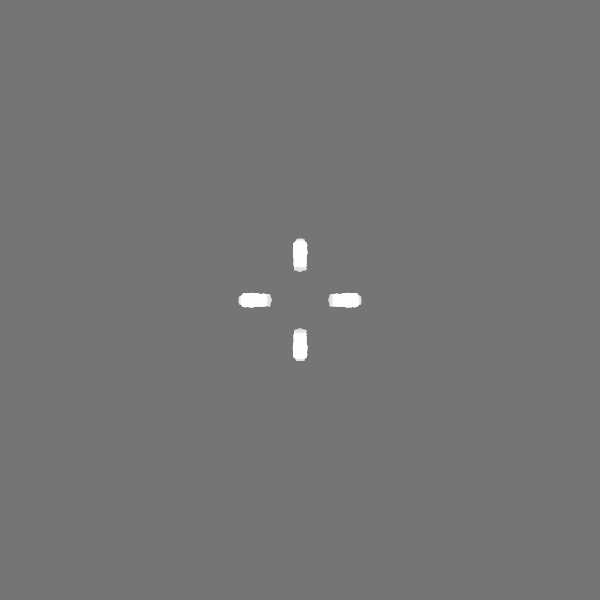
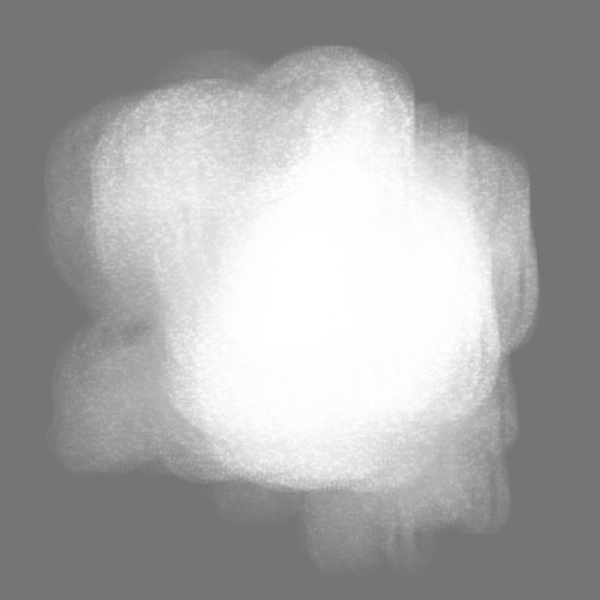
Before/after of a 600x600 layered artwork. What changed in the layer stack:
added layer "dustPuff" above "crosshair" over <box>38,45,541,576</box>
hid "crosshair" over <box>238,238,362,361</box>
